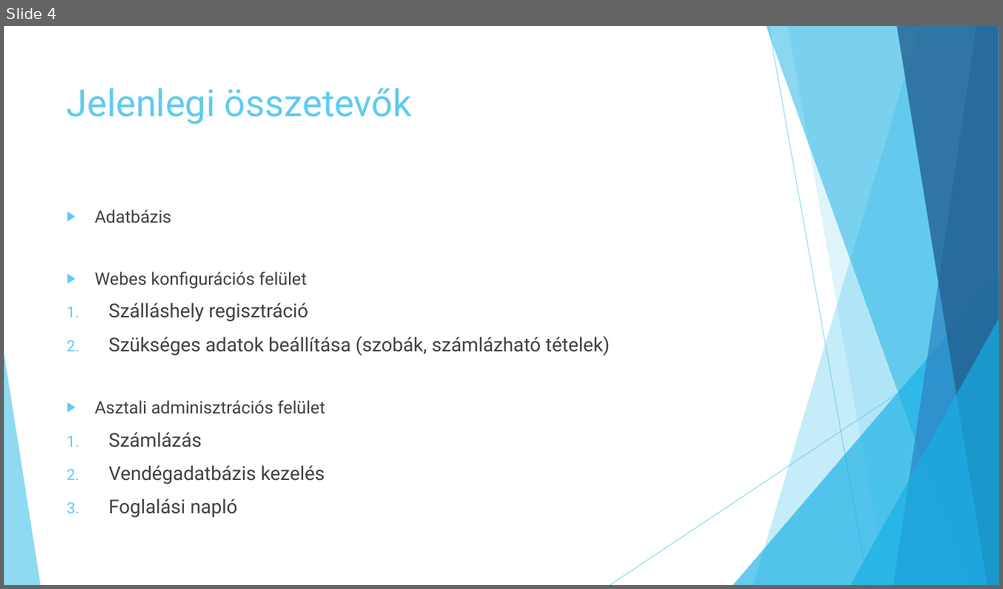
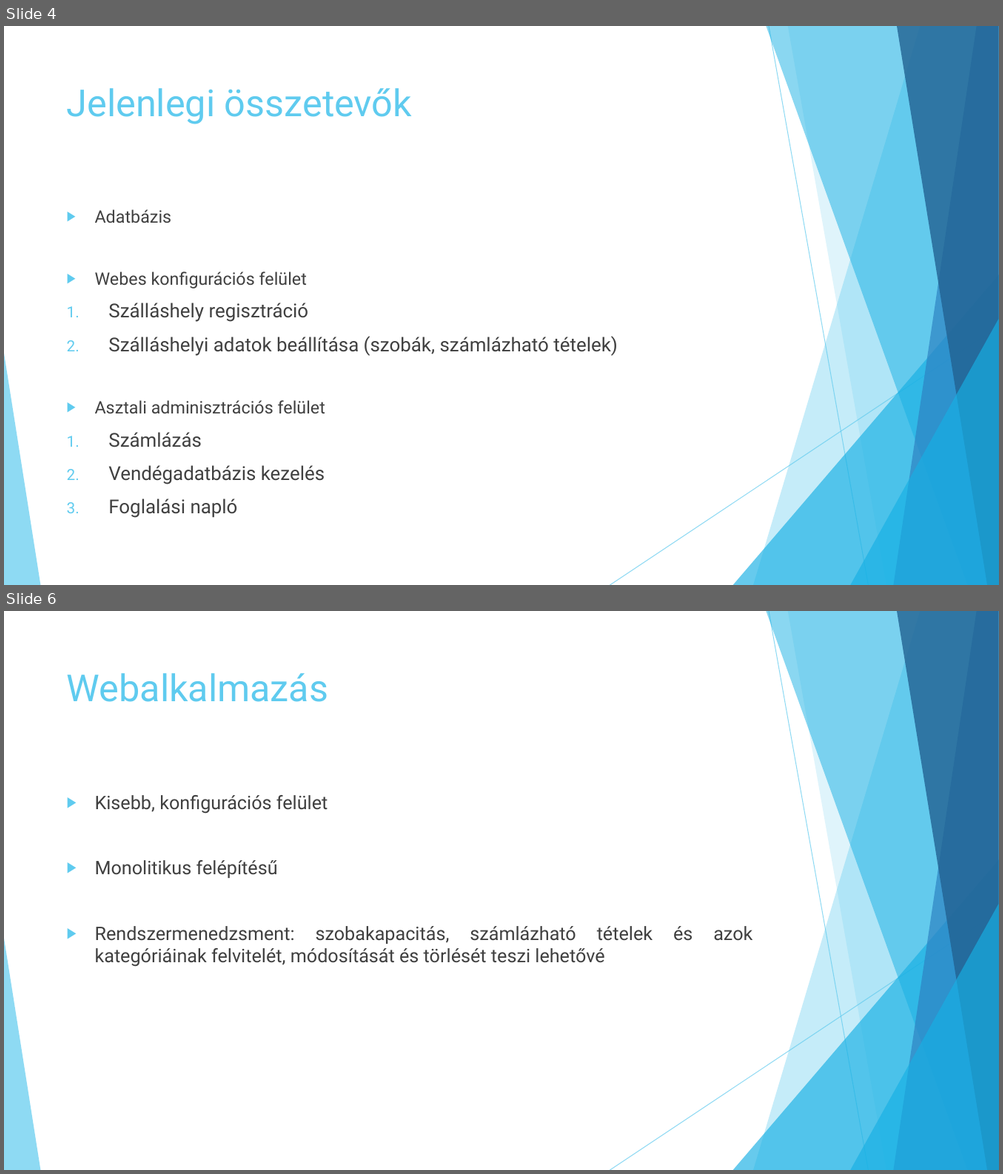
Before and after one commit to jbence1994/Virtual-Receptionist-projection, a slide deck: documentation/VR.pptx. Shown one above the other, each under a label of ours: slide 4 before the commit, slides 4 and 6 after it; the slides between them are not shown. The pictures are 1003x589 and 1003x1174 pixels, drawn with LibreOffice and Linux fonts; fonts in the diff are those of the drawing. Boxes give left, top, right and bottom in pixels: in the first picture for what was removed or moved away, otherwise in the second. Text is boxed around its words. In the diff, an @@ line names an element or a change of style, - is before the commit and + after.

```diff
--- a/documentation/VR.pptx
+++ b/documentation/VR.pptx
@@ slide 6 added at (x1=4, y1=611, x2=999, y2=1170), background #FFFFFF; not listed: 10 template elements that a slide beside it also shows @@
@@ title added at (x1=67, y1=673, x2=329, y2=702), 36 pt, text #5FCBEF @@
+Webalkalmazás
@@ text added at (x1=95, y1=795, x2=652, y2=967), 18 pt, text #404040 @@
+▶ Kisebb, konfigurációs felület
+▶ Monolitikus felépítésű
+▶ Rendszermenedzsment: szobakapacitás, számlázható tételek és azok kategóriáinak felvitelét, módosítását és törlését teszi lehetővé
@@ slide 4 changed as well @@
@@ text at (x1=108, y1=336, x2=617, y2=356): text changed @@
-2. Szükséges adatok beállítása (szobák, számlázható tételek)
+2. Szálláshelyi adatok beállítása (szobák, számlázható tételek)
```
Also in this commit, not shown: 6 other slides changed, 2 other slides added, 2 slides removed.
